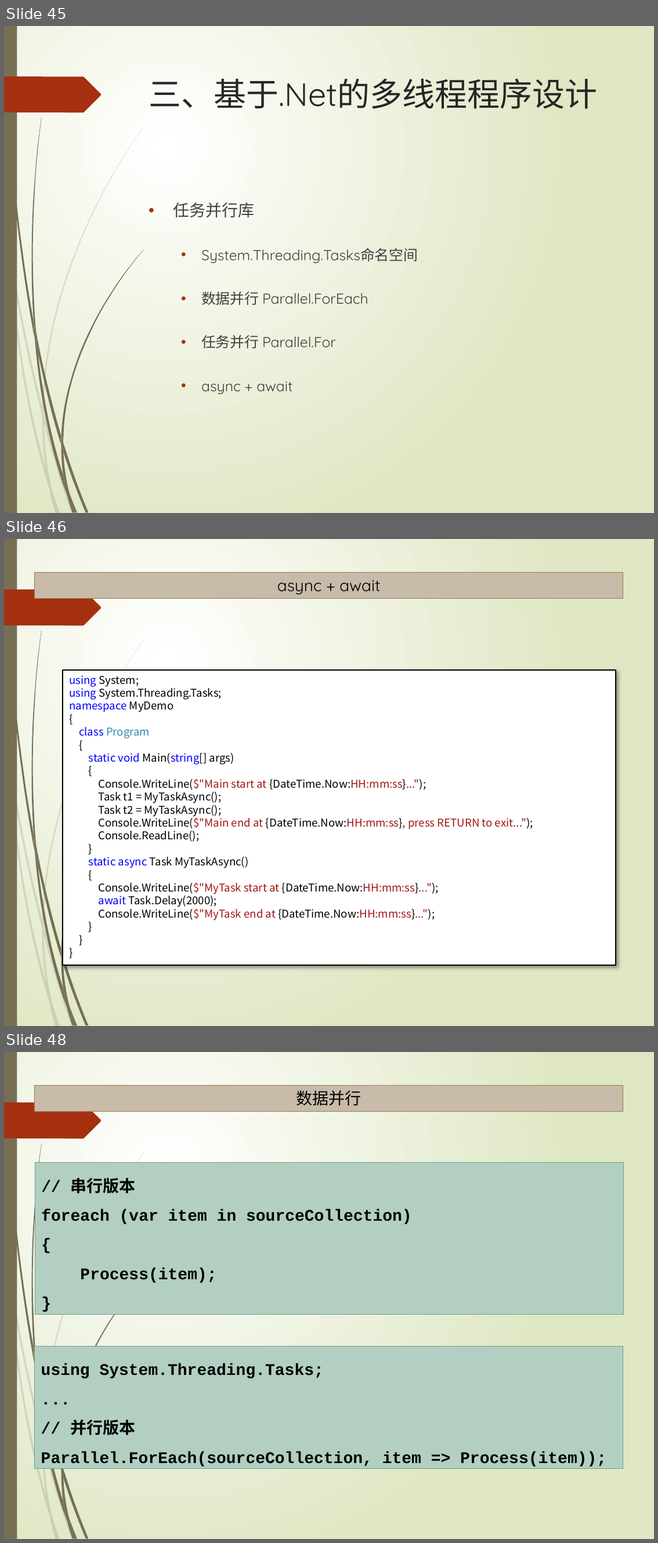
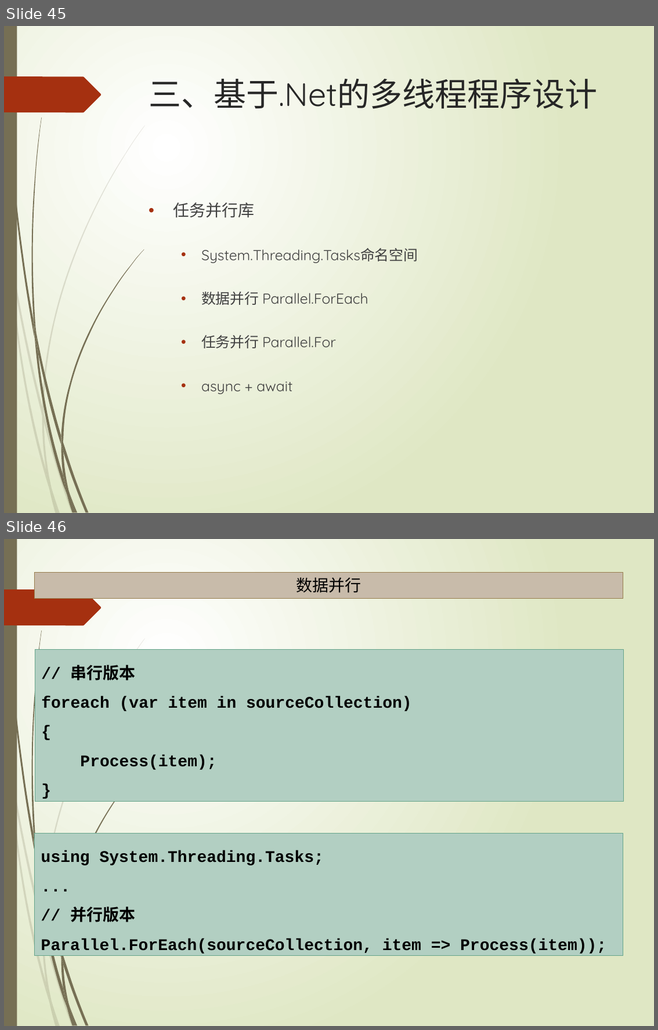
Before and after one commit to TeacherPeng/Parallel, a slide deck: 教案/Windows并发程序设计.pptx. Shown one above the other, each under a label of ours: slides 45, 46 and 48 before the commit, slides 45 and 46 after it; the slides between them are not shown. The pictures are 658x1543 and 658x1030 pixels, drawn with LibreOffice and Linux fonts; fonts in the diff are those of the drawing. Boxes give left, top, right and bottom in pixels: in the first picture for what was removed or moved away, otherwise in the second. Text is boxed around its words. In the diff, an @@ line names an element or a change of style, - is before the commit and + after.

```diff
--- a/教案/Windows并发程序设计.pptx
+++ b/教案/Windows并发程序设计.pptx
@@ slide 46 removed at (4, 539, 654, 1026), background gradient #FFFFFF to #DFE8C4; not listed: 24 template elements that a slide beside it also shows @@
@@ rectangle removed at (35, 572, 623, 598) @@
-async + await
@@ rectangle removed at (63, 670, 615, 965) @@
-using System;
-using System.Threading.Tasks;
-namespace MyDemo
-{
-class Program
-{
-static void Main(string[] args)
-{
-Console.WriteLine($"Main start at {DateTime.Now:HH:mm:ss}...");
-Task t1 = MyTaskAsync();
-Task t2 = MyTaskAsync();
-Console.WriteLine($"Main end at {DateTime.Now:HH:mm:ss}, press RETURN to exit...");
-Console.ReadLine();
-}
-static async Task MyTaskAsync()
-{
-Console.WriteLine($"MyTask start at {DateTime.Now:HH:mm:ss}...");
-await Task.Delay(2000);
-Console.WriteLine($"MyTask end at {DateTime.Now:HH:mm:ss}...");
-}
-}
-}
@@ what was slide 48 is now slide 46 @@
```
Also in this commit, not shown: 1 other slide removed.
